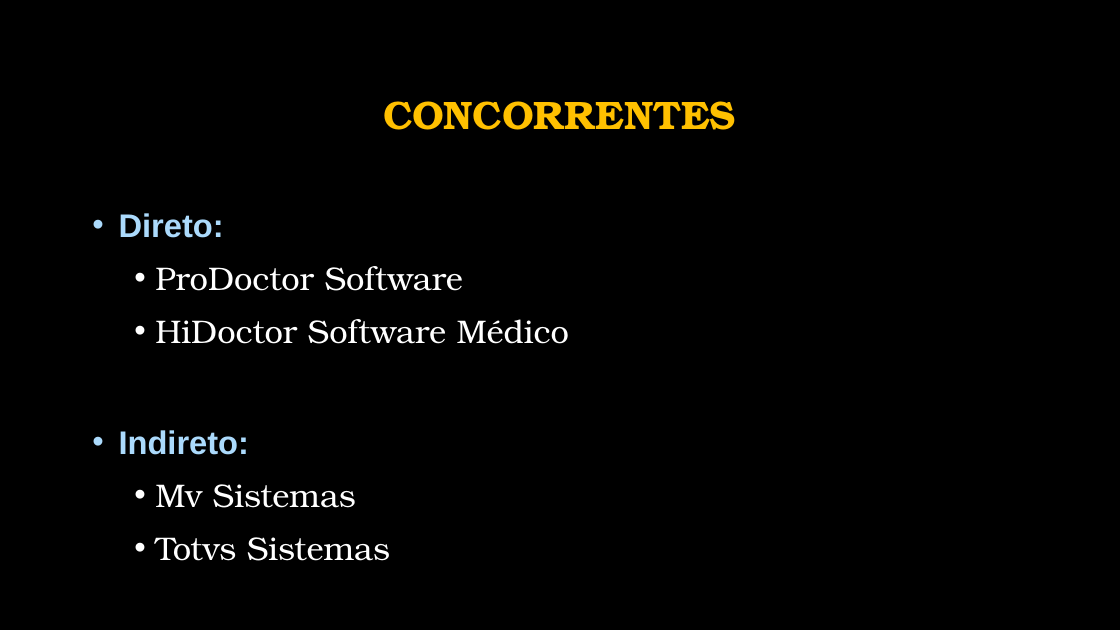
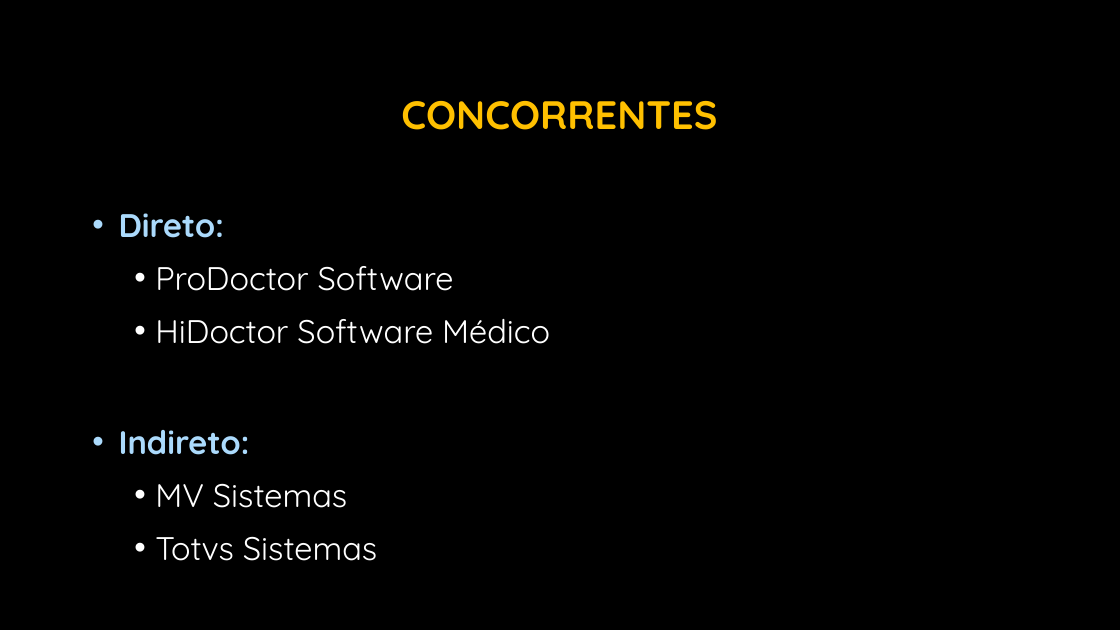
Before and after one commit to BrunoFelix/Restoran, a slide deck: slide 19 of Docs/Apresentação ANS Sistemas (Fundamentos da Gestao).pptx (slide 17 before the commit). Drawn at 1120x630 pixels with LibreOffice and Linux fonts; fonts in the diff are those of the drawing; background and template pictures are left out. Boxes give left, top, right and bottom in pixels: in the first picture for what was removed or moved away, otherwise in the second. Text is boxed around its words. In the diff, an @@ line names an element or a change of style, - is before the commit and + after.

```diff
--- a/Docs/Apresentação ANS Sistemas (Fundamentos da Gestao).pptx
+++ b/Docs/Apresentação ANS Sistemas (Fundamentos da Gestao).pptx
@@ title "CONCORRENTES" at box(401, 101, 717, 130): font TeX Gyre Bonum to Quicksand @@
@@ text at box(119, 213, 550, 561): font Arial to Quicksand in "Direto:", "Indireto:"; font TeX Gyre Bonum to Quicksand in "ProDoctor Software", "HiDoctor Software Médico", "Totvs Sistemas" @@
@@ text at box(155, 483, 347, 508): text changed; font TeX Gyre Bonum to Quicksand @@
-  • Mv Sistemas
+  • MV Sistemas
```
Also in this commit, not shown: 20 other slides changed, 8 slides added, 3 slides removed.
